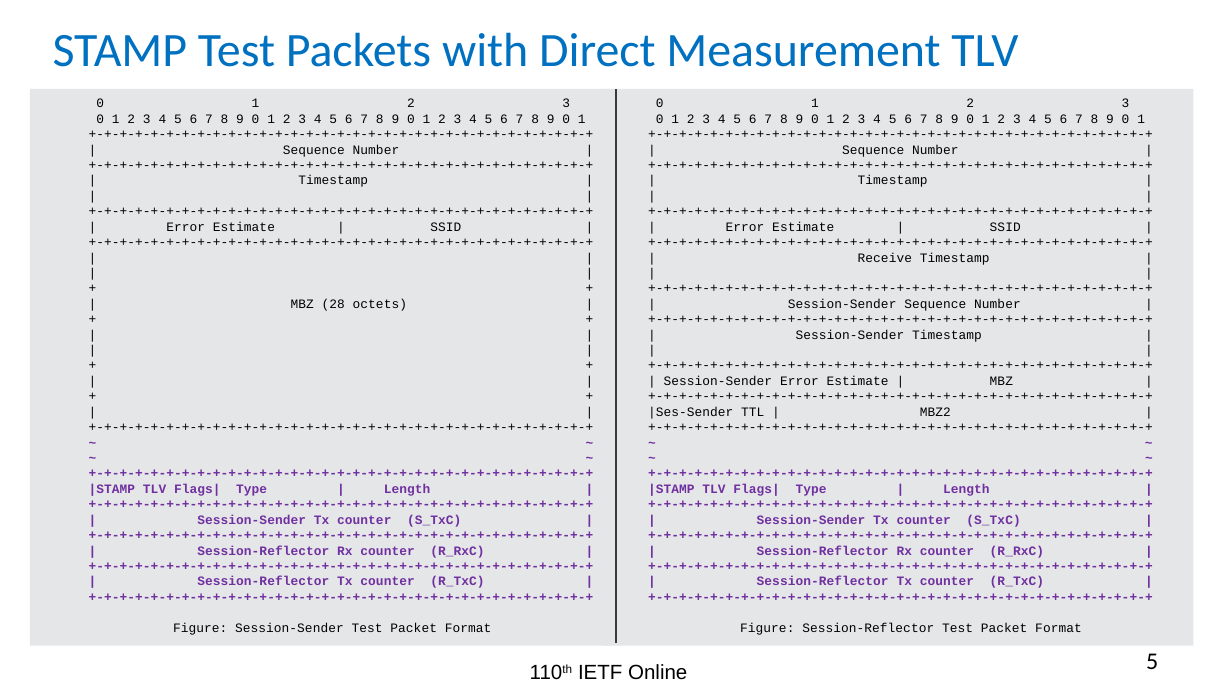
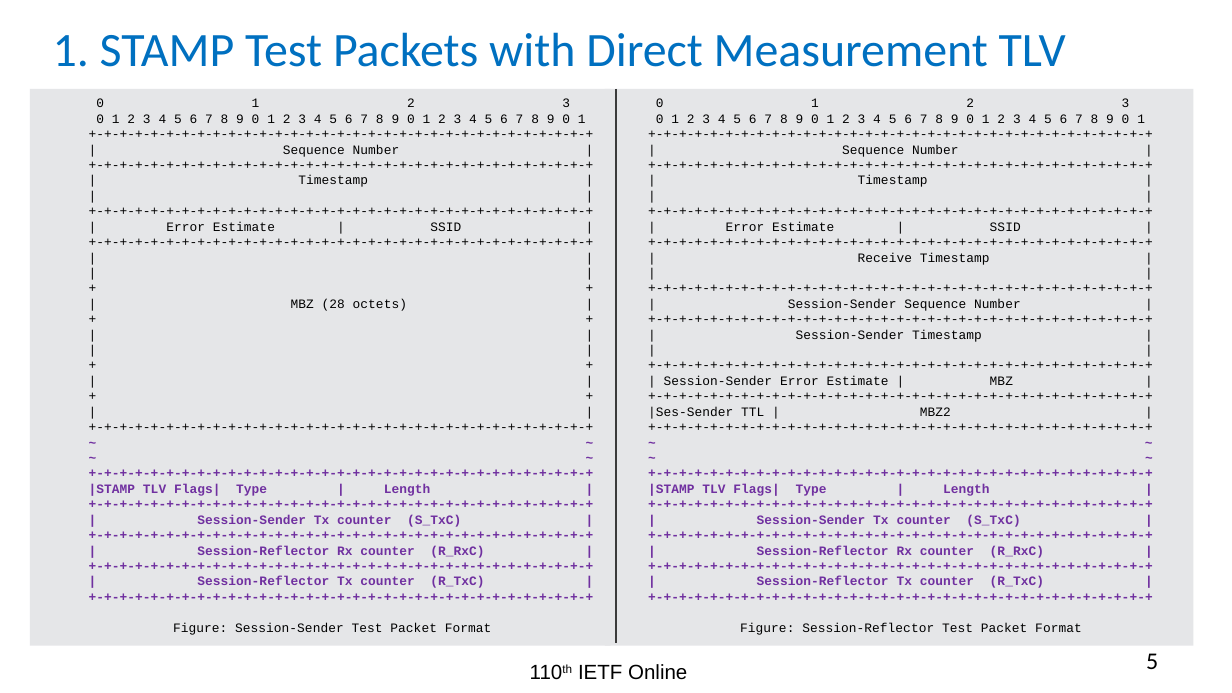
Before and after one commit to rakgandhi/ietf-slides, a slide deck: slide 5 of draft-gandhi-ippm-simple-direct-loss-00.pptx. Drawn at 1232x693 pixels with LibreOffice and Linux fonts; fonts in the diff are those of the drawing. Boxes give left, top, right and bottom in pixels: in the first picture for what was removed or moved away, otherwise in the second. Text is boxed around its words. In the diff, an @@ line names an element or a change of style, - is before the commit and + after.

```diff
--- a/draft-gandhi-ippm-simple-direct-loss-00.pptx
+++ b/draft-gandhi-ippm-simple-direct-loss-00.pptx
@@ title at [53,32,1066,67]: text changed @@
-STAMP Test Packets with Direct Measurement TLV
+1. STAMP Test Packets with Direct Measurement TLV
```
Also in this commit, not shown: 2 other slides changed.
